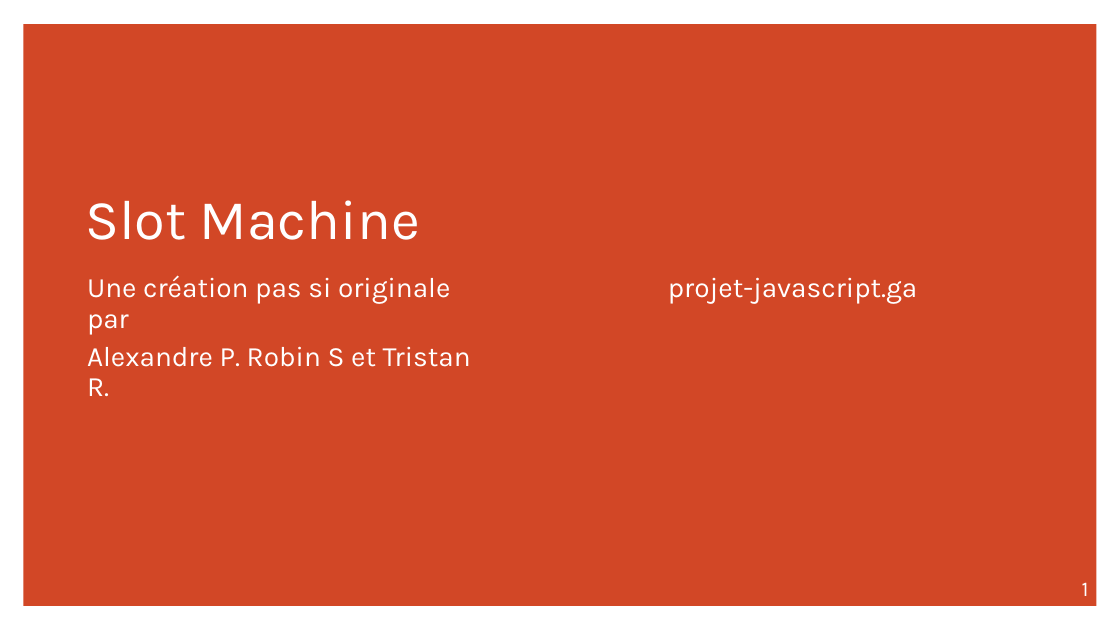
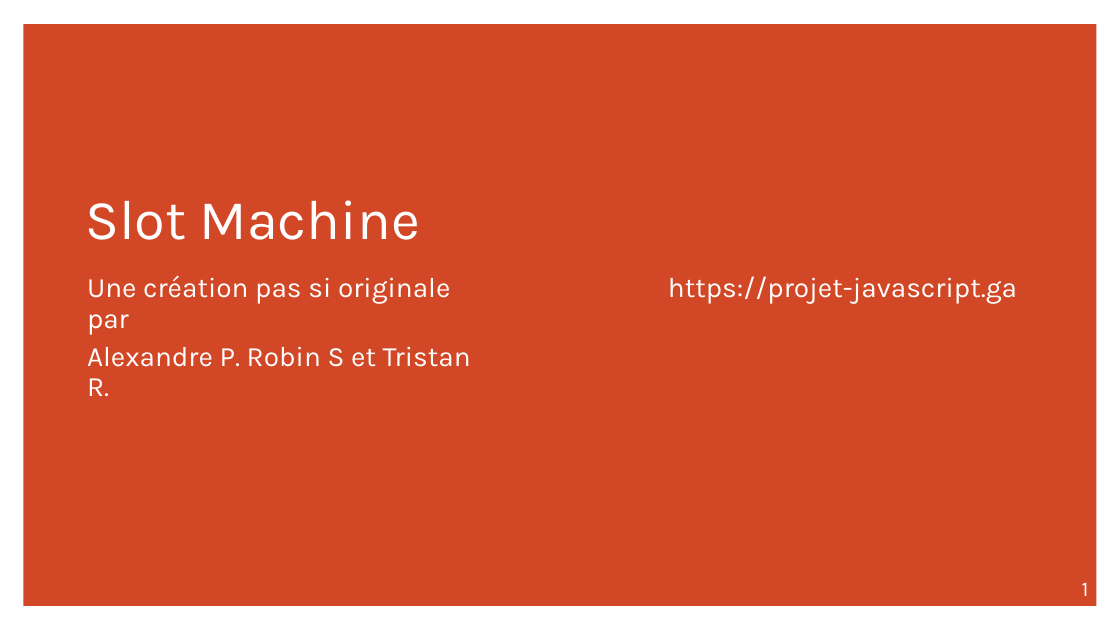
Before and after one commit to IAmFrench/slot-machine-in-javascript-2017, a slide deck: slide 1 of presentation/Slot Machine.pptx. Drawn at 1120x630 pixels with LibreOffice and Linux fonts; fonts in the diff are those of the drawing. Boxes give left, top, right and bottom in pixels: in the first picture for what was removed or moved away, otherwise in the second. Text is boxed around its words. In the diff, an @@ line names an element or a change of style, - is before the commit and + after.

```diff
--- a/presentation/Slot Machine.pptx
+++ b/presentation/Slot Machine.pptx
@@ text at (668,276,1017,304): text changed @@
-projet-javascript.ga
+https://projet-javascript.ga
```
Also in this commit, not shown: 4 other slides changed.
